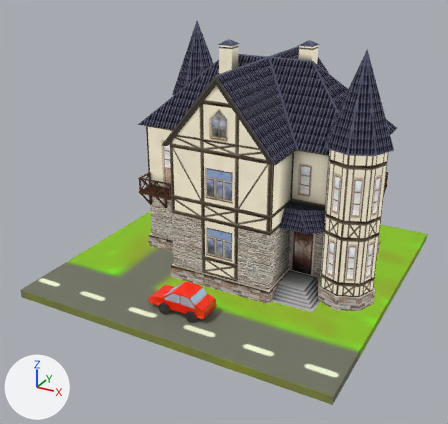
Renders of the glTF model HouseExportBlender/house.gltf from each side of a commit.
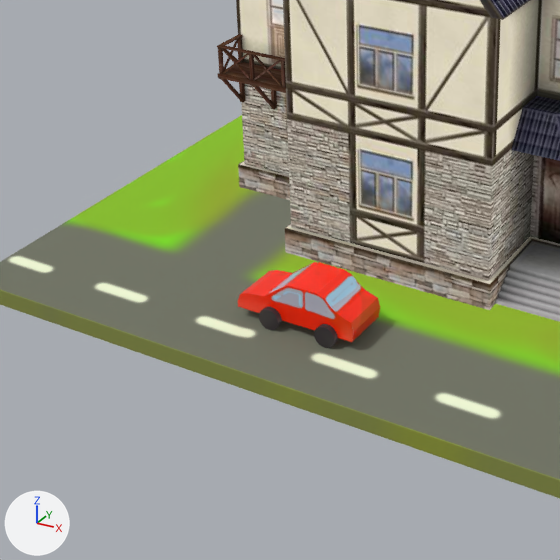
Each version appears first whole from a 50 mm camera at (4.06, -8.18, 4.74) aimed at (-0.07, -0.67, 0.98), and next in a close-up on the part from 8% to 68% of the width and 37% to 100% of the height. Arrows for +X, +Y and +Z are at lower left; the lights stay in place. Both versions are drawn at frame 22 of the action 'voitureAction'; the numbers are the values there. Vertices at the same position are counted once.

Script lines for the objects in view, before the commit:
```python
me_cube_001 = bpy.data.meshes.new('Cube.001')
me_cube_001.from_pydata(...)  # 50 vertices, 96 faces; spans x -2.42..2.42, y -2.42..2.42, z 0.13..0.25
me_cube_001.materials.append(mat_material)  # picture img_grass
me_cylinder_002 = bpy.data.meshes.new('Cylinder.002')
me_cylinder_002.from_pydata(...)  # 378 vertices, 736 faces; spans x -4.2..7.6, y -1.0..3.7, z -1.0..19.0
# faces by material slot: [496, 240]
me_cylinder_002.materials.append(mat_material_002)  # picture img_roues
me_cylinder_002.materials.append(mat_caroserie)  # picture img_voiture_carosserie
me_house_008_material__126__house_008__0 = bpy.data.meshes.new('House_008_Material #126 [House_008]_0')
me_house_008_material__126__house_008__0.from_pydata(...)  # 811 vertices, 965 faces; spans x -2.16..2.16, y 0.0..3.52, z -1.58..1.58
me_house_008_material__126__house_008__0.materials.append(mat_material_126_house_008)
ob_grass = bpy.data.objects.new('Grass', me_cube_001)
ob_grass.location = (0.026, -0.253, -0.243)
ob_house_008_material__126__house_008__0 = bpy.data.objects.new('House_008_Material #126 [House_008]_0', me_house_008_material__126__house_008__0)
ob_house_008_material__126__house_008__0.location = (0.161, 0.264, 0.0)
ob_house_008_material__126__house_008__0.rotation_euler = (1.571, 0.0, 0.0)  # degrees (90, 0, 0)
ob_voiture = bpy.data.objects.new('voiture', me_cylinder_002)
ob_voiture.location = (-0.142, -1.78, 0.084)
ob_voiture.rotation_euler = (1.571, 0.0, 0.0)  # degrees (90, 0, 0)
ob_voiture.scale = (0.0763, 0.0763, 0.0215)
```
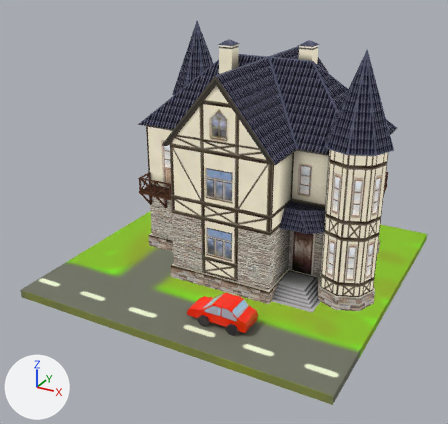
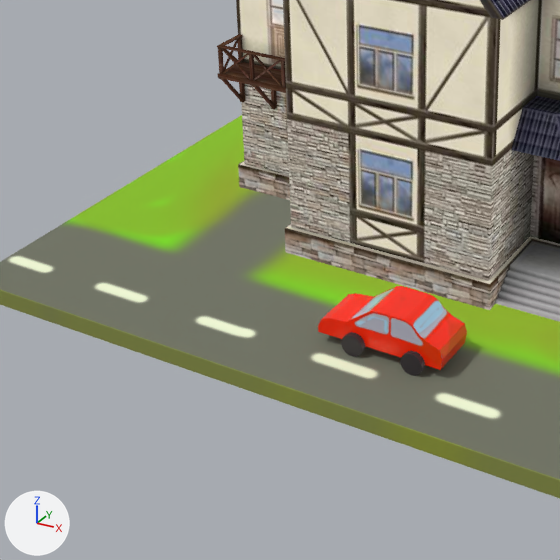
The change in detail:
me_cylinder_002 has 378 vertices, 736 faces and spans x -4.2..7.6, y -1.0..3.7, z -1.0..19.0.
me_cylinder_002 is used by ob_voiture; location (-0.142, -1.78, 0.084); rotation (1.571, 0.0, 0.0), in degrees (90, 0, 0); scale (0.0763, 0.0763, 0.0215).
me_cylinder_002 part 1: the whole mesh is multiplied about its middle by the matrix ((0.076, 0.0, 0.0), (0.0, 0.0, -0.022), (0.0, 0.076, 0.0)), then moved by (-1.7, -1.4, -8.9).
Object 'voiture' (ob_voiture) turns from (90, 0, 0) to (0, 0, 0) degrees about x, y and z.
Object 'voiture' (ob_voiture) is rescaled from (0.0763, 0.0763, 0.0215) to (1.0, 1.0, 1.0).
Object 'voiture' (ob_voiture) moves from (-0.142, -1.78, 0.084) to (0.649, -1.974, 0.128).

Where the change shows, as pixel boxes [x1, y1, x2, y2] in the close-ups (560 x 560 px):
'voiture', reshaped, moved, turned, rescaled
    before: [238, 262, 380, 348]
    after: [318, 286, 467, 376]
